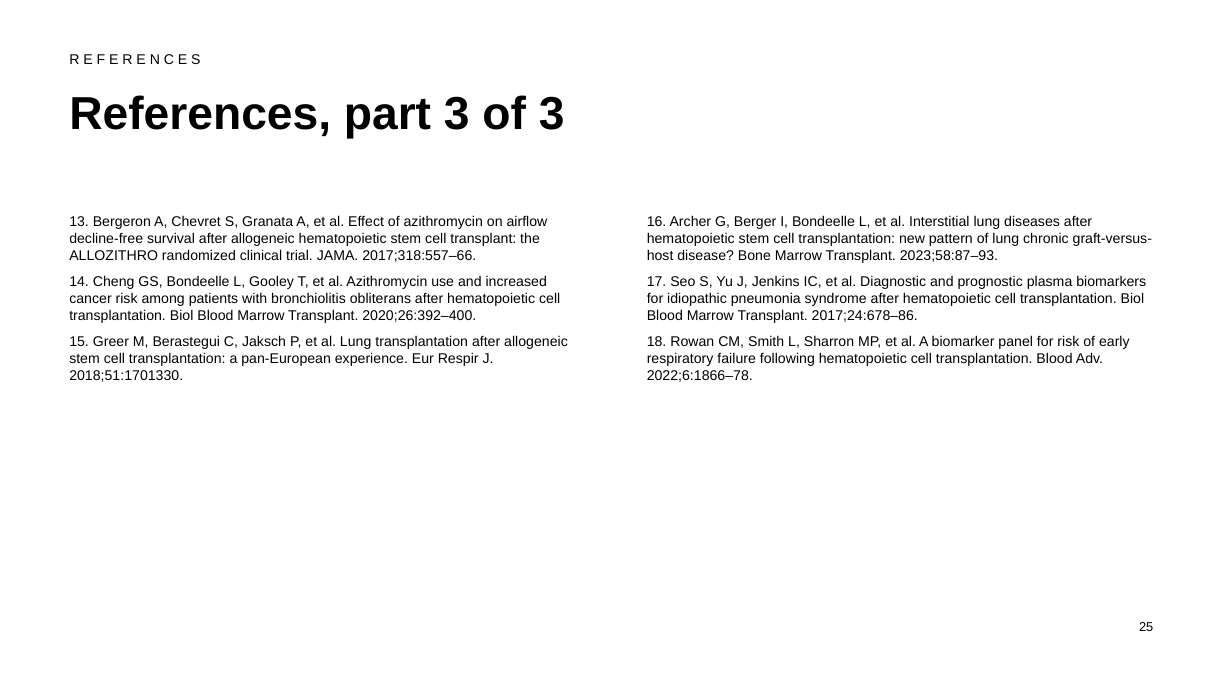
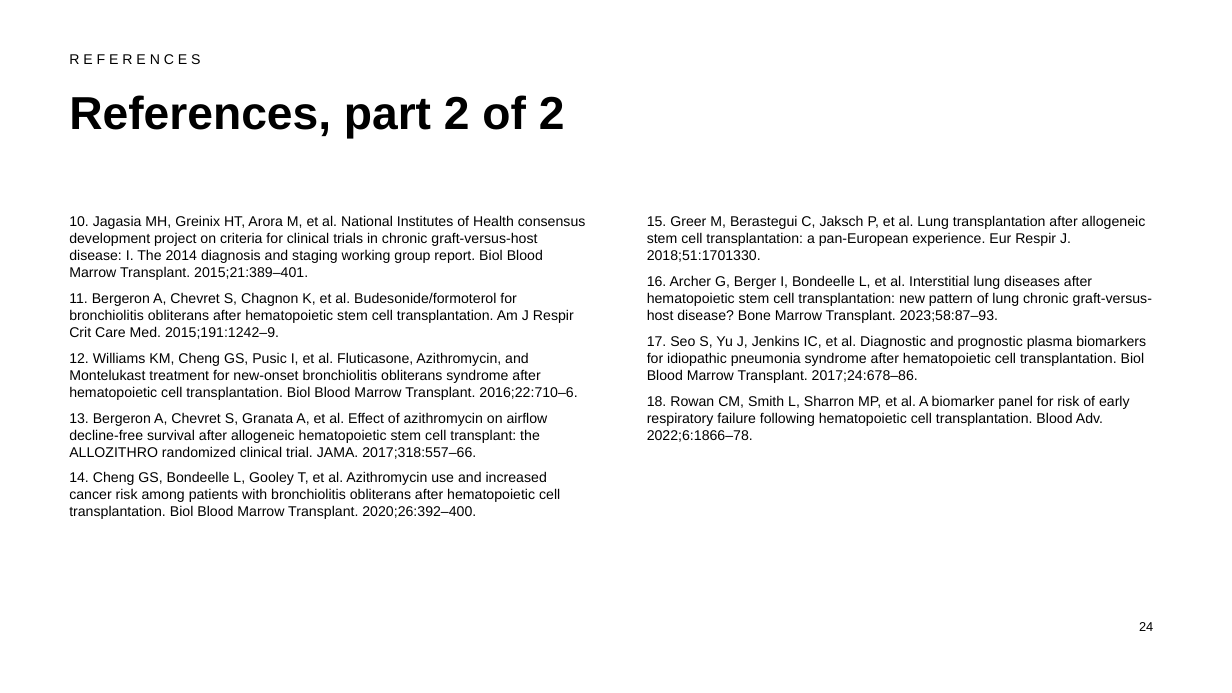
Before and after one commit to htlin222/ebmt-handbook-skill, a slide deck: slide 24 of slides/decks/s15-pulmonary.pptx (slide 25 before the commit). Drawn at 1232x693 pixels with LibreOffice and Linux fonts; fonts in the diff are those of the drawing. Boxes give left, top, right and bottom in pixels: in the first picture for what was removed or moved away, otherwise in the second. Text is boxed around its words. In the diff, an @@ line names an element or a change of style, - is before the commit and + after.

```diff
--- a/slides/decks/s15-pulmonary.pptx
+++ b/slides/decks/s15-pulmonary.pptx
@@ title at (69,95,565,139): text changed @@
-References, part 3 of 3
+References, part 2 of 2
@@ text at (69,215,586,400): paragraphs added @@
+10. Jagasia MH, Greinix HT, Arora M, et al. National Institutes of Health consensus development project on criteria for clinical trials in chronic graft-versus-host disease: I. The 2014 diagnosis and staging working group report. Biol Blood Marrow Transplant. 2015;21:389–401.
+11. Bergeron A, Chevret S, Chagnon K, et al. Budesonide/formoterol for bronchiolitis obliterans after hematopoietic stem cell transplantation. Am J Respir Crit Care Med. 2015;191:1242–9.
+12. Williams KM, Cheng GS, Pusic I, et al. Fluticasone, Azithromycin, and Montelukast treatment for new-onset bronchiolitis obliterans syndrome after hematopoietic cell transplantation. Biol Blood Marrow Transplant. 2016;22:710–6.
@@ text at (647,215,1146,262): paragraph added @@
+15. Greer M, Berastegui C, Jaksch P, et al. Lung transplantation after allogeneic stem cell transplantation: a pan-European experience. Eur Respir J. 2018;51:1701330.
@@ text at (69,335,568,382): paragraph removed @@
-15. Greer M, Berastegui C, Jaksch P, et al. Lung transplantation after allogeneic stem cell transplantation: a pan-European experience. Eur Respir J. 2018;51:1701330.
@@ page number at (1139,622,1153,631): text changed @@
-25
+24
```
Also in this commit, not shown: 4 other slides changed, 1 slide removed, 32 other files.
